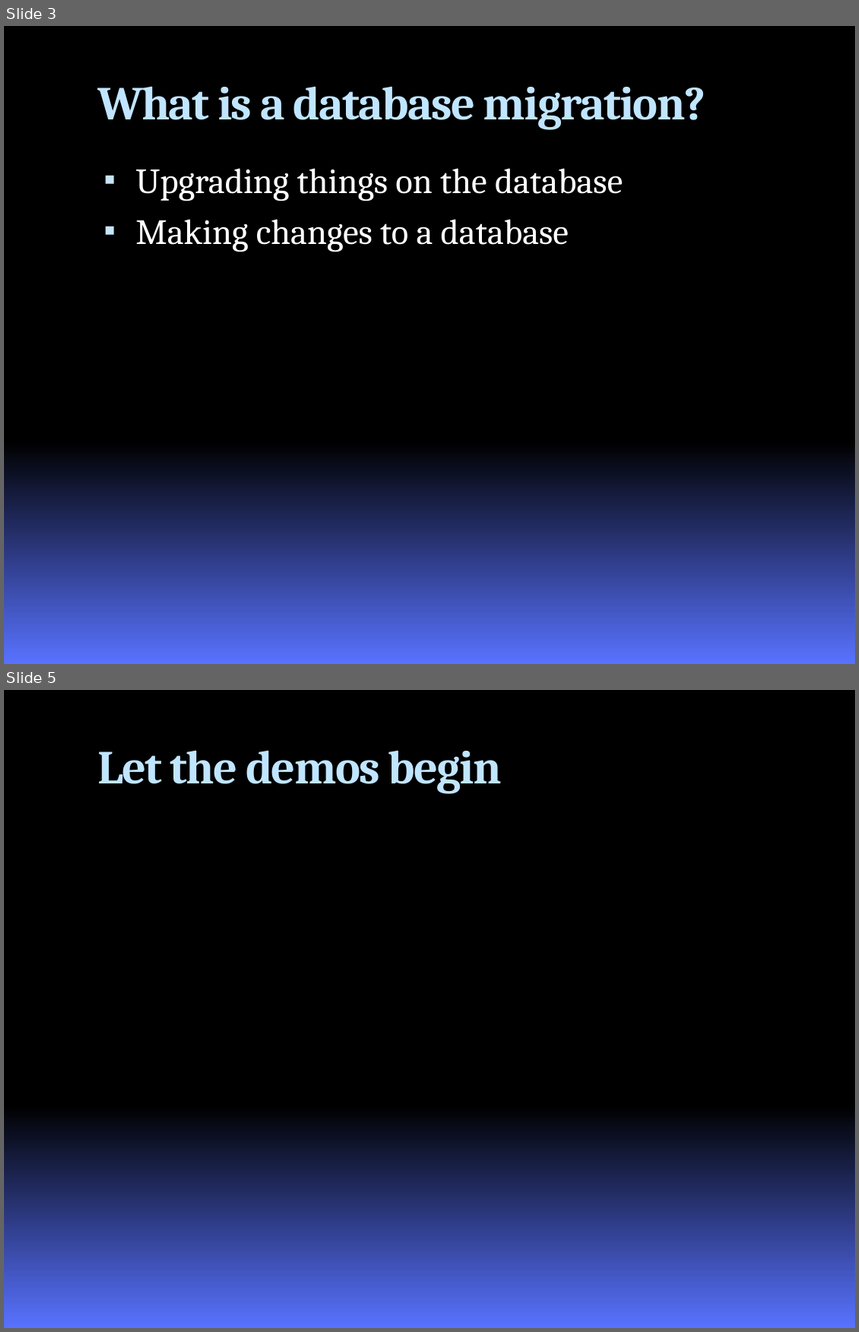
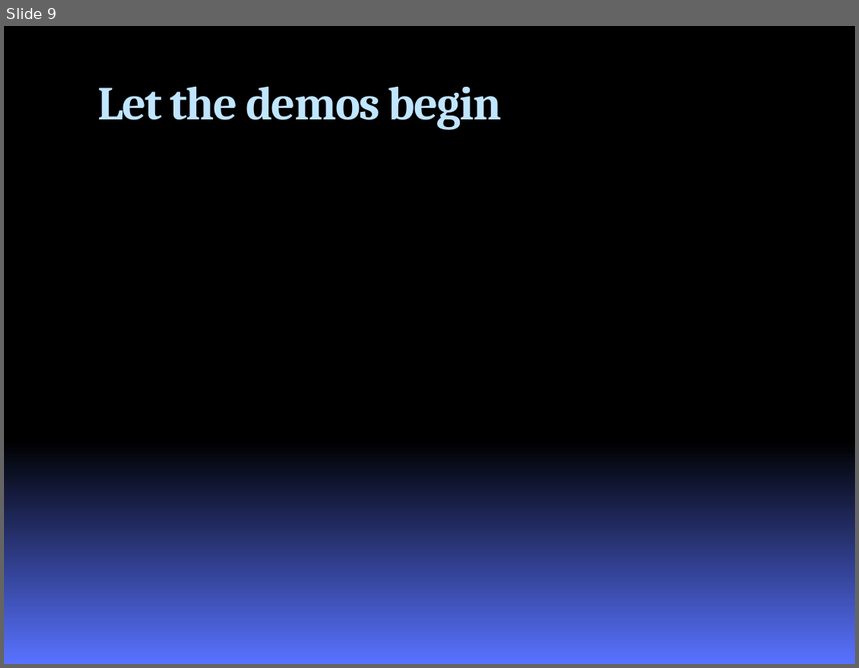
Before and after one commit to chucknorris/roundhouse, a slide deck: docs/RoundhousEPresentation.pptx. Shown one above the other, each under a label of ours: slides 3 and 5 before the commit, slide 9 after it; the slides between them are not shown. The pictures are 859x1332 and 859x668 pixels, drawn with LibreOffice and Linux fonts; fonts in the diff are those of the drawing; background and template pictures are left out. Boxes give left, top, right and bottom in pixels: in the first picture for what was removed or moved away, otherwise in the second. Text is boxed around its words. In the diff, an @@ line names an element or a change of style, - is before the commit and + after.

Commit message:
Scripts_run_table no longer has a version_id, but a version number and a repository path. This way you know where to look in your repository when a transactional migration fails. RH / redgate differencing is roughed in...yes folks, differencing. Connection should be initialized first before asking if database supports ddl transactions. Moving supports transactions to the SqlScripts. Adding a RunAllAnyTimeScripts switch to allow for always running the anytime scripts, regardless of changes (issue 42). redirecting the references for castle DefaultDatabase throws an error when following actions fail: delete_database_if_it_exists, insert_script_run, get_current_script_hash, get_version, insert_script_run_error updating samples for change from noninteractive to silent Oracle always uppercases it's user names. This way the database can be dropped when cased differently. (f.e when using a windows username as part of the database name) updating ilmerge post build items to point to the right computer and path updating presentations

```diff
--- a/docs/RoundhousEPresentation.pptx
+++ b/docs/RoundhousEPresentation.pptx
@@ slide 3 removed at (4, 26, 855, 664), background gradient #000000 to #5972FF @@
@@ title removed at (97, 86, 706, 130) @@
-What is a database migration?
@@ text removed at (135, 168, 623, 252) @@
-▪ Upgrading things on the database
-▪ Making changes to a database
@@ what was slide 5 is now slide 9 @@
```
Also in this commit, not shown: 4 slides changed, 5 slides added, 45 other files.
